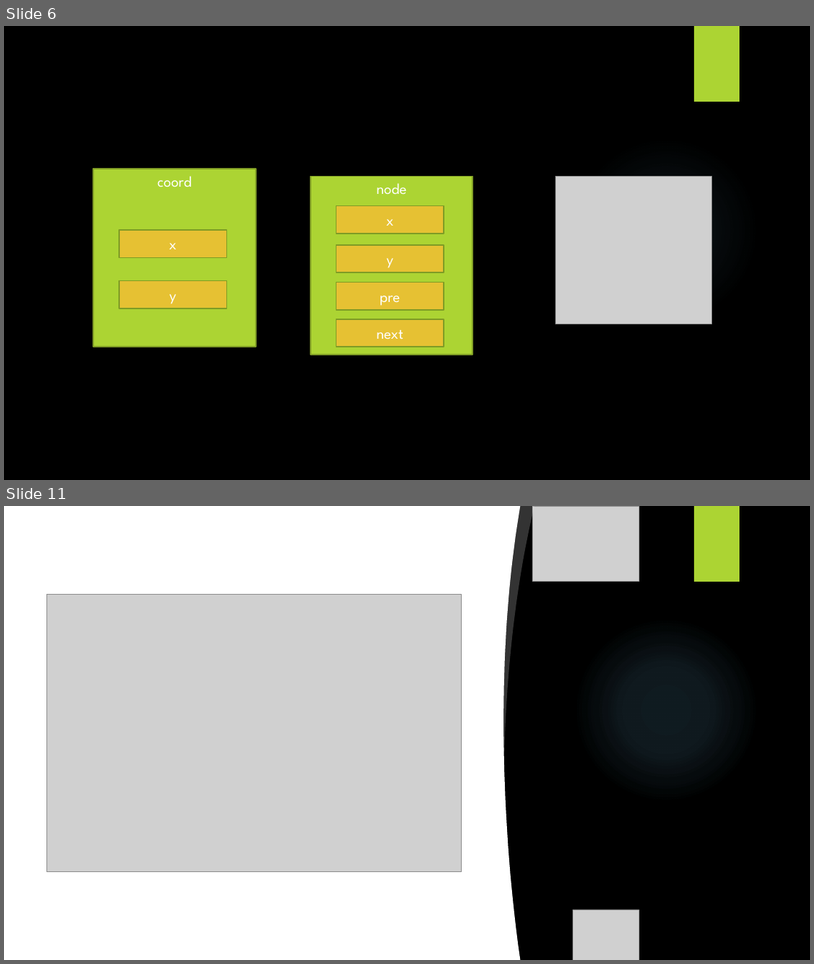
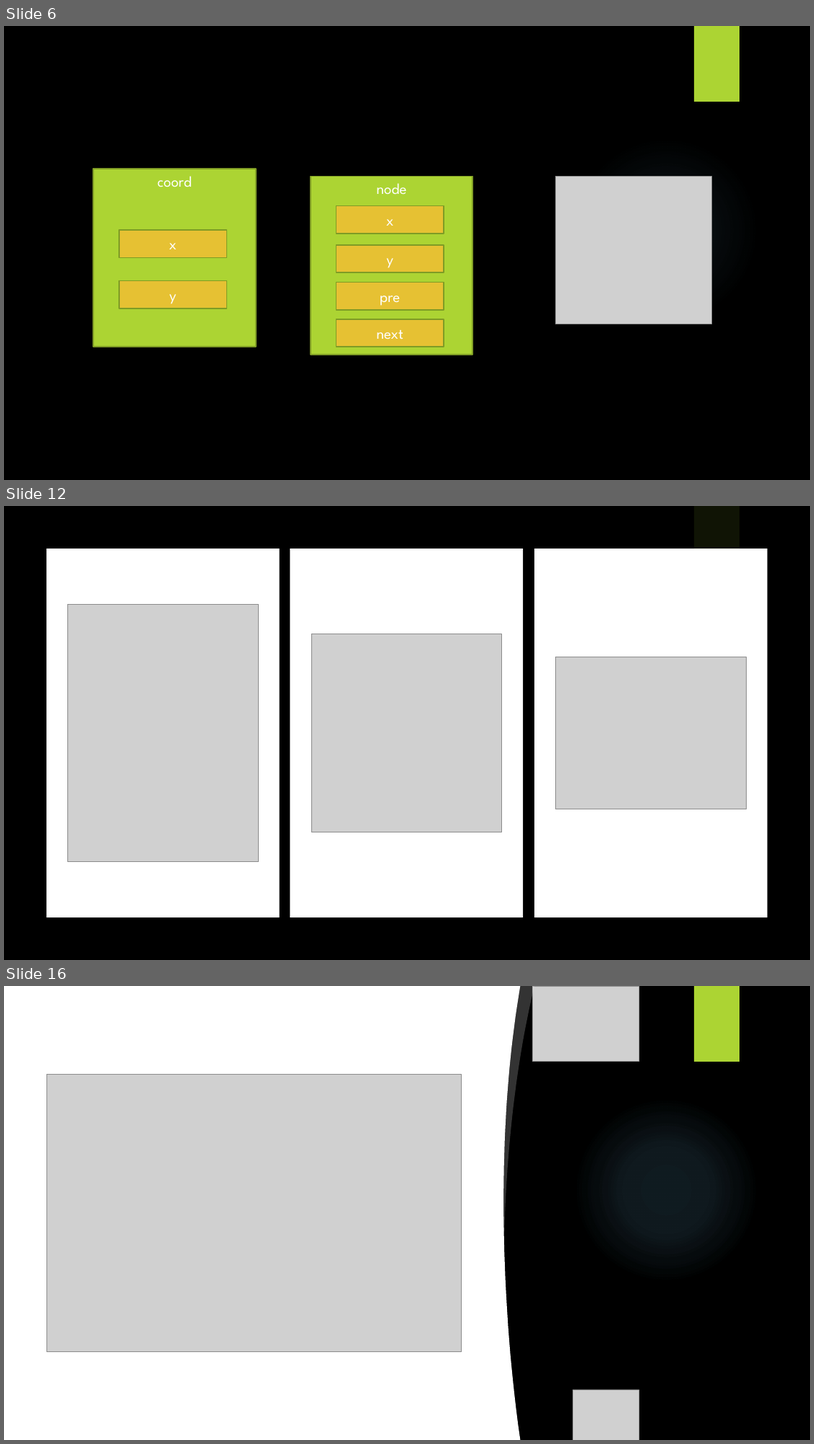
Before and after one commit to lingvin/snakegame, a slide deck: Презентация.pptx. Shown one above the other, each under a label of ours: slides 6 and 11 before the commit, slides 6, 12 and 16 after it; the slides between them are not shown. The pictures are 814x964 and 814x1444 pixels, drawn with LibreOffice and Linux fonts; fonts in the diff are those of the drawing; grey boxes stand for pictures; background and template pictures are left out. Boxes give left, top, right and bottom in pixels: in the first picture for what was removed or moved away, otherwise in the second. Text is boxed around its words. In the diff, an @@ line names an element or a change of style, - is before the commit and + after.

```diff
--- a/Презентация.pptx
+++ b/Презентация.pptx
@@ slide 12 added at (x1=4, y1=506, x2=810, y2=960), background #000000; not listed: 1 template element that a slide beside it also shows @@
@@ rectangle added at (x1=4, y1=506, x2=810, y2=960), fill #000000 at 90% opacity @@
@@ rectangle added at (x1=46, y1=548, x2=279, y2=917), fill #FFFFFF @@
@@ rectangle added at (x1=290, y1=548, x2=523, y2=917), fill #FFFFFF @@
@@ rectangle added at (x1=535, y1=548, x2=767, y2=917), fill #FFFFFF @@
@@ picture added at (x1=68, y1=605, x2=259, y2=861) @@
@@ picture added at (x1=311, y1=633, x2=502, y2=832) @@
@@ picture added at (x1=556, y1=656, x2=747, y2=808) @@
@@ what was slide 11 is now slide 16 @@
```
Also in this commit, not shown: 7 other slides added, 3 slides removed, 2 other files.
